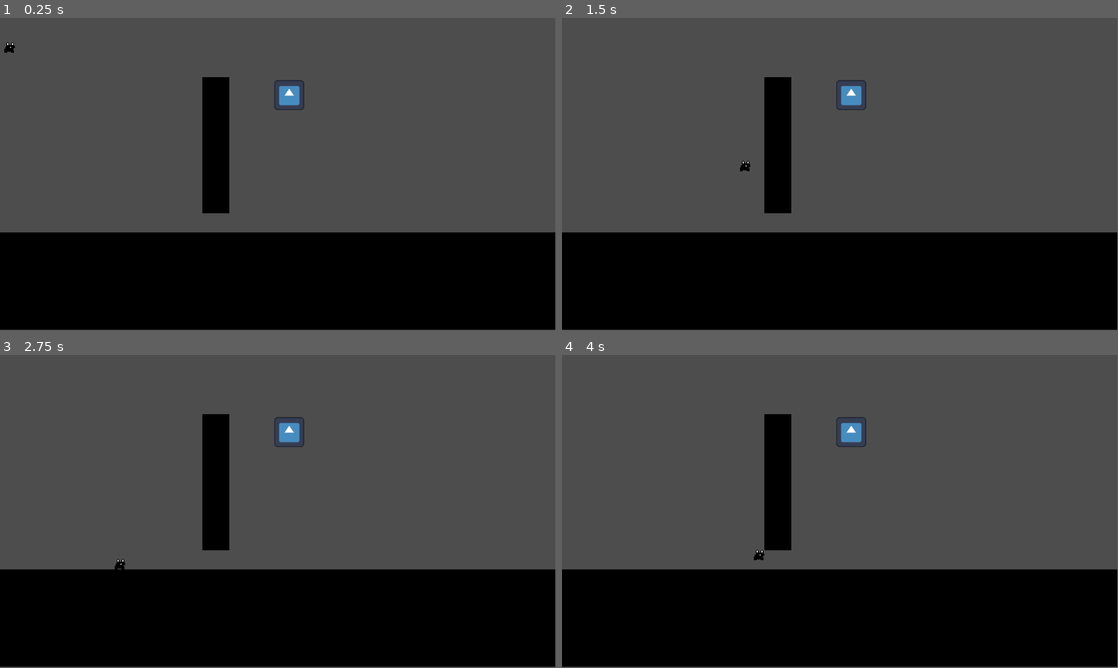
Above: before the commit, frames 1-4 (two rows, left to right).
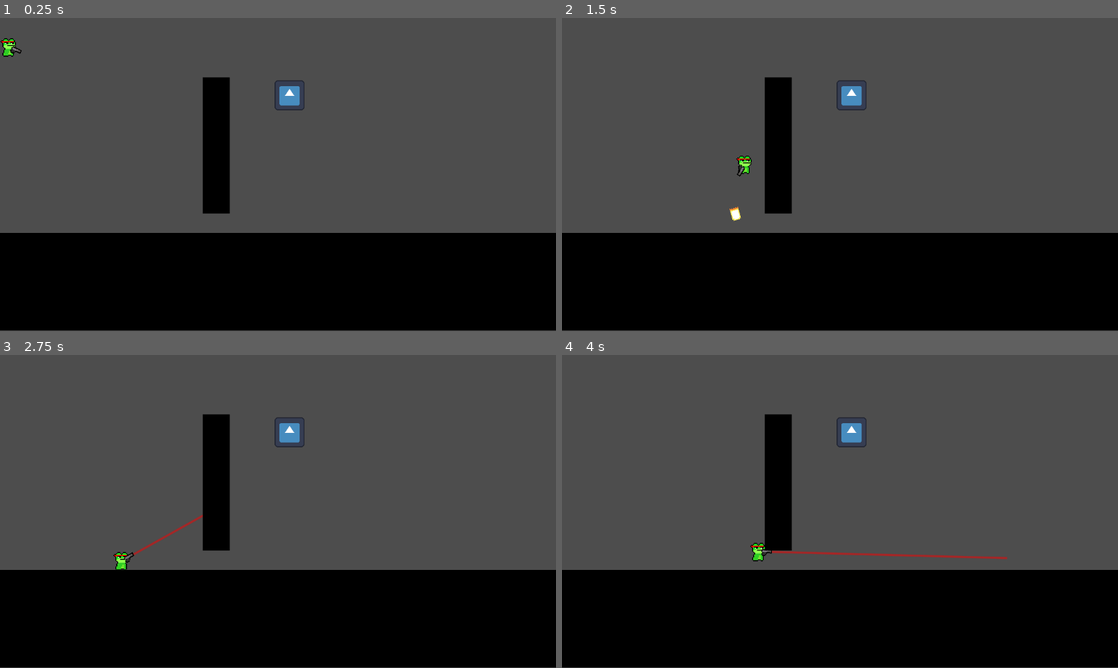
Above: after the commit, the same moments.

Repository: DylanMather2004/Gunphibian
Game: Godot game, scene res://Scenes/Test Scenes/test_map_1.tscn
The game is run twice, just before and just after one commit, with the same random seed, the same clock (stepped at 60 frames per second) and the same inputs. The project has no main scene, so this scene is started directly. The engine's default icon, where the game draws it, is replaced by a stand-in: a white triangle on a blue panel in a dark square.
Inputs (mouse positions are in pixels of both pictures, inside the frame that each line leads up to):
- Up to frame 1 (0.25 s): no input
- Up to frame 2 (1.5 s): move the mouse to (962, 158) at 0.52 s; hold Right mouse button (Lick, bound only after the commit) 0.53-1.28 s; hold D (Right) from 0.53 s (still down); tap Space (Jump) at 0.77 s; click (962, 158) at 0.8 s; move the mouse to (728, 190) at 1.27 s; click (728, 190) at 1.35 s
- Up to frame 3 (2.75 s): tap Space (Jump) at 1.52 s; right-click (166, 527) at 1.55 s; move the mouse to (333, 442) at 2.02 s; release D (Right) at 2.03 s; hold A (Left) from 2.03 s (still down); hold Right mouse button (Lick, bound only after the commit) from 2.03 s (still down); click (333, 442) at 2.3 s
- Up to frame 4 (4 s): move the mouse to (812, 574) at 2.77 s; release A (Left) at 2.78 s; release Right mouse button (Lick, bound only after the commit) at 2.78 s; hold D (Right) from 2.78 s (still down); click (812, 574) at 2.85 s; tap Space (Jump) at 3.02, 3.77 s; right-click (812, 574) at 3.05 s; move the mouse to (1006, 558) at 3.52 s; hold Right mouse button (Lick, bound only after the commit) from 3.53 s (still down); click (1006, 558) at 3.8 s
The window is 799x449 before the commit and 800x450 after it. Grey fills any space a smaller window leaves; there, only what the larger window draws over its background counts as a difference.

The runs differ from the first frame. In frame 1, 0.8% of the frame differs, in the area x 0-100%, y 6-100%; in frame 2, 0.8%; in frame 3, 0.9%; in frame 4, 1.1%, in the area x 0-100%, y 18-100%.

Commit message:
Weapon System Prototype added
- Sprite change on player
- Weapon and Bullet Sprites created
- Basic Tileset Created

- Weapon and Bullet scripts created
- Pistol weapon prefab created
- basic bullet prefab created

Diff:
--- /dev/null
+++ b/Scenes/Prefabs/Characters/player.tscn
@@ -0,0 +1,34 @@
+[gd_scene load_steps=7 format=3 uid="uid://cydm7urjdntlb"]
+
+[ext_resource type="Script" path="res://Scripts/Character Scripts/Player.gd" id="1_d4tga"]
+[ext_resource type="Texture2D" uid="uid://c6gwch8tx3ay2" path="res://Art/Characters/Froggy-001.png" id="2_b3twc"]
+[ext_resource type="Script" path="res://Scripts/Weapon and Projectile Scripts/Weapon.gd" id="3_iv6jg"]
+[ext_resource type="Texture2D" uid="uid://dlwbrbm7vfdqb" path="res://Art/Weapons/pistol-001.png" id="3_nhhut"]
+[ext_resource type="PackedScene" uid="uid://oem1otp5oyxl" path="res://Scenes/Prefabs/Projectiles/bullet.tscn" id="4_wv51l"]
+
+[sub_resource type="RectangleShape2D" id="RectangleShape2D_v3why"]
+size = Vector2(27, 37)
+
+[node name="Player" type="CharacterBody2D"]
+script = ExtResource("1_d4tga")
+gravity = 500
+
+[node name="Sprite2D" type="Sprite2D" parent="."]
+scale = Vector2(2, 2)
+texture = ExtResource("2_b3twc")
+
+[node name="CollisionShape2D" type="CollisionShape2D" parent="."]
+position = Vector2(-1.5, 0.5)
+shape = SubResource("RectangleShape2D_v3why")
+
+[node name="Pistol" type="Node2D" parent="."]
+script = ExtResource("3_iv6jg")
+bullet_pref = ExtResource("4_wv51l")
+
+[node name="Pistol-001" type="Sprite2D" parent="Pistol"]
+position = Vector2(17, 1)
+scale = Vector2(2, 2)
+texture = ExtResource("3_nhhut")
+
+[node name="Firepoint" type="Node2D" parent="Pistol"]
+position = Vector2(26, 0)
--- /dev/null
+++ b/Scenes/Prefabs/Projectiles/bullet.tscn
@@ -0,0 +1,23 @@
+[gd_scene load_steps=4 format=3 uid="uid://oem1otp5oyxl"]
+
+[ext_resource type="Script" path="res://Scripts/Weapon and Projectile Scripts/Bullet.gd" id="1_8gbg0"]
+[ext_resource type="Texture2D" uid="uid://degfx8cehl423" path="res://Art/Projectiles/Bullet-001.png" id="2_6p3u4"]
+
+[sub_resource type="RectangleShape2D" id="RectangleShape2D_1ljca"]
+
+[node name="Bullet" type="Area2D"]
+collision_layer = 2
+collision_mask = 3
+script = ExtResource("1_8gbg0")
+bullet_velocity = 750.0
+
+[node name="Sprite2D" type="Sprite2D" parent="."]
+position = Vector2(0, 5)
+scale = Vector2(2, 2)
+texture = ExtResource("2_6p3u4")
+
+[node name="CollisionShape2D" type="CollisionShape2D" parent="."]
+position = Vector2(1, 0)
+shape = SubResource("RectangleShape2D_1ljca")
+
+[connection signal="body_entered" from="." to="." method="_on_body_entered"]
--- a/Scenes/Prefabs/player.tscn
+++ /dev/null
@@ -1,19 +0,0 @@
-[gd_scene load_steps=4 format=3 uid="uid://cydm7urjdntlb"]
-
-[ext_resource type="Script" path="res://Scripts/Player.gd" id="1_d4tga"]
-[ext_resource type="Texture2D" uid="uid://dvg3vfdpwvuuu" path="res://Art/Froggy.png" id="2_wgt8t"]
-
-[sub_resource type="RectangleShape2D" id="RectangleShape2D_v3why"]
-size = Vector2(22, 22)
-
-[node name="Player" type="CharacterBody2D"]
-script = ExtResource("1_d4tga")
-gravity = 500
-
-[node name="Sprite2D" type="Sprite2D" parent="."]
-scale = Vector2(2, 2)
-texture = ExtResource("2_wgt8t")
-
-[node name="CollisionShape2D" type="CollisionShape2D" parent="."]
-position = Vector2(1, 1)
-shape = SubResource("RectangleShape2D_v3why")
--- a/Scenes/Test Scenes/test_map_1.tscn
+++ b/Scenes/Test Scenes/test_map_1.tscn
@@ -1,7 +1,7 @@
 [gd_scene load_steps=6 format=3 uid="uid://2tvmked88lys"]
 
-[ext_resource type="PackedScene" uid="uid://cydm7urjdntlb" path="res://Scenes/Prefabs/player.tscn" id="1_ed50l"]
-[ext_resource type="Texture2D" uid="uid://cqlgujetv70ns" path="res://Art/WhiteSquare .png" id="2_17l55"]
+[ext_resource type="PackedScene" uid="uid://cydm7urjdntlb" path="res://Scenes/Prefabs/Characters/player.tscn" id="1_ed50l"]
+[ext_resource type="Texture2D" uid="uid://cqlgujetv70ns" path="res://Art/Proto/WhiteSquare .png" id="2_17l55"]
 [ext_resource type="Texture2D" uid="uid://bdjl2i2tm5hwn" path="res://icon.svg" id="3_0c8wt"]
 
 [sub_resource type="RectangleShape2D" id="RectangleShape2D_6vi30"]
--- a/Scripts/Player.gd
+++ b/Scripts/Character Scripts/Player.gd
@@ -20,7 +20,6 @@
 
 
 func _physics_process(delta):
-
 	if jumpBuffer > 0.0:
 		jumpBuffer-=delta
 		print(jumpBuffer)
@@ -33,15 +32,11 @@
 
 	if Input.is_action_just_released("Lick"):
 		_fling_calculation()
-
 	move_and_slide()
-
 	if Input.is_action_just_pressed('Jump'):
 		jumpBuffer=0.2
-
 	if jumpBuffer>0.0&&is_on_floor():
 		velocity.y=-jump_height
-
 	var space_state = get_world_2d().direct_space_state
 	var query = PhysicsRayQueryParameters2D.create(global_position,get_global_mouse_position(),collision_mask,[self])
 	query.collide_with_areas=true
@@ -50,15 +45,14 @@
 		end_point=result.position
 		if result.collider.is_in_group('Lickable'):
 			line_colour = Color(0,255,0,0.5)
-			if Input.is_action_pressed("Lick"):
-				target=result.collider
-
+			target=result.collider
 		else:
 			line_colour=Color(255,0,0,0.5)
 			target=null
 	else:
 		line_colour=Color(255,0,0,0.5)
 		end_point=get_global_mouse_position()
+		target=null
 	queue_redraw()
 
 
--- /dev/null
+++ b/Scripts/Weapon and Projectile Scripts/Bullet.gd
@@ -0,0 +1,8 @@
+extends Area2D
+@export var bullet_velocity:float = 400
+func _physics_process(delta):
+	position+=transform.x*bullet_velocity*delta
+
+func _on_body_entered(body):
+	if !body.is_in_group('Player'):
+		queue_free()
--- /dev/null
+++ b/Scripts/Weapon and Projectile Scripts/Weapon.gd
@@ -0,0 +1,12 @@
+extends Node2D
+
+@export var bullet_pref : PackedScene
+@export var bullet_velocity:float=100
+func _physics_process(delta):
+	look_at(get_global_mouse_position())
+
+func _input(event):
+	if Input.is_action_just_pressed('shoot'):
+		var bullet_instance=bullet_pref.instantiate()
+		owner.owner.add_child(bullet_instance)
+		bullet_instance.transform=$Firepoint.global_transform
--- a/project.godot
+++ b/project.godot
@@ -13,6 +13,10 @@
 config/name="Froggy-game"
 config/features=PackedStringArray("4.2", "Forward Plus")
 config/icon="res://icon.svg"
+
+[display]
+
+window/stretch/mode="viewport"
 
 [dotnet]
 
@@ -40,9 +44,24 @@
 }
 Lick={
 "deadzone": 0.5,
-"events": [Object(InputEventMouseButton,"resource_local_to_s …(115 unchanged characters)… alse,"meta_pressed":false,"button_mask":1,"position":Vector2(424, 7),"global_position":Vector2(428, 48),"factor":1.0,"button_index":1,"canceled":false,"pressed":true,"double_click":false,"script":null)
+"events": [Object(InputEventMouseButton,"resource_local_to_s …(115 unchanged characters)… alse,"meta_pressed":false,"button_mask":2,"position":Vector2(132, 28),"global_position":Vector2(136, 69),"factor":1.0,"button_index":2,"canceled":false,"pressed":true,"double_click":false,"script":null)
 ]
 }
+shoot={
+"deadzone": 0.5,
+"events": [Object(InputEventMouseButton,"resource_local_to_scene":false,"resource_name":"","device":-1,"window_id":0,"alt_pressed":false,"shift_pressed":false,"ctrl_pressed":false,"meta_pressed":false,"button_mask":1,"position":Vector2(72, 10),"global_position":Vector2(76, 51),"factor":1.0,"button_index":1,"canceled":false,"pressed":true,"double_click":false,"script":null)
+]
+}
+Weapon-Swap-Down={
+"deadzone": 0.5,
+"events": [Object(InputEventMouseButton,"resource_local_to_scene":false,"resource_name":"","device":-1,"window_id":0,"alt_pressed":false,"shift_pressed":false,"ctrl_pressed":false,"meta_pressed":false,"button_mask":16,"position":Vector2(133, 18),"global_position":Vector2(137, 59),"factor":1.0,"button_index":5,"canceled":false,"pressed":true,"double_click":false,"script":null)
+]
+}
+
+[layer_names]
+
+2d_physics/layer_1="World"
+2d_physics/layer_2="Grapplables"
 
 [rendering]
 
Binary file added: Art/Characters/Froggy-001.png
Not shown, added: Art/Characters/Froggy-001.png.import
Binary file added: Art/Characters/FroggyWGun.png
Not shown, added: Art/Characters/FroggyWGun.png.import
Binary file added: Art/Projectiles/Bullet-001.png
Not shown, added: Art/Projectiles/Bullet-001.png.import
Renamed: Art/Froggy.png -> Art/Proto/Froggy.png
Not shown, added: Art/Proto/Froggy.png.import
Renamed: Art/WhiteSquare .png -> Art/Proto/WhiteSquare .png
Not shown, added: Art/Proto/WhiteSquare .png.import
Binary file added: Art/Tilesets/Brick-001.png
Not shown, changed: Art/Tilesets/Brick-001.png.import
(and 2 more such lines)
